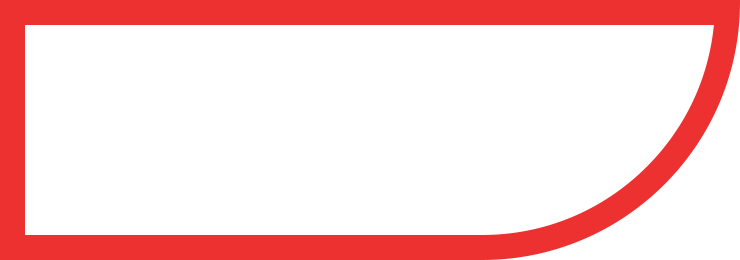
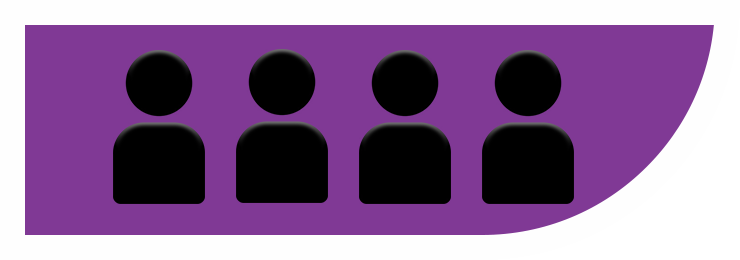
Before/after of a 740 × 260 layered artwork. What changed in the layer stack:
added layer "シルエット のコピー 8" above "シルエット のコピー 7" over (113, 50, 205, 204)
added layer "シルエット のコピー 7" above "シルエット のコピー 6" over (236, 49, 328, 203)
added layer "シルエット のコピー 6" above "シルエット のコピー 5" over (359, 50, 451, 204)
added layer "シルエット のコピー 5" above "長方形 8" over (482, 50, 574, 204)
hid "長方形 8 のコピー" over (0, 0, 740, 260)
showed "長方形 8" (2nd of 2) over (0, 0, 740, 260)
